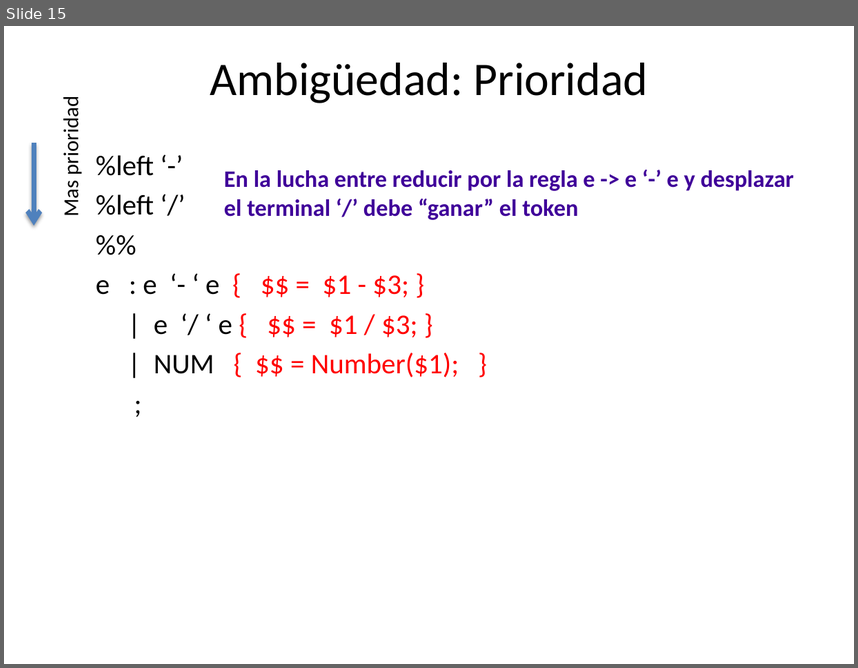
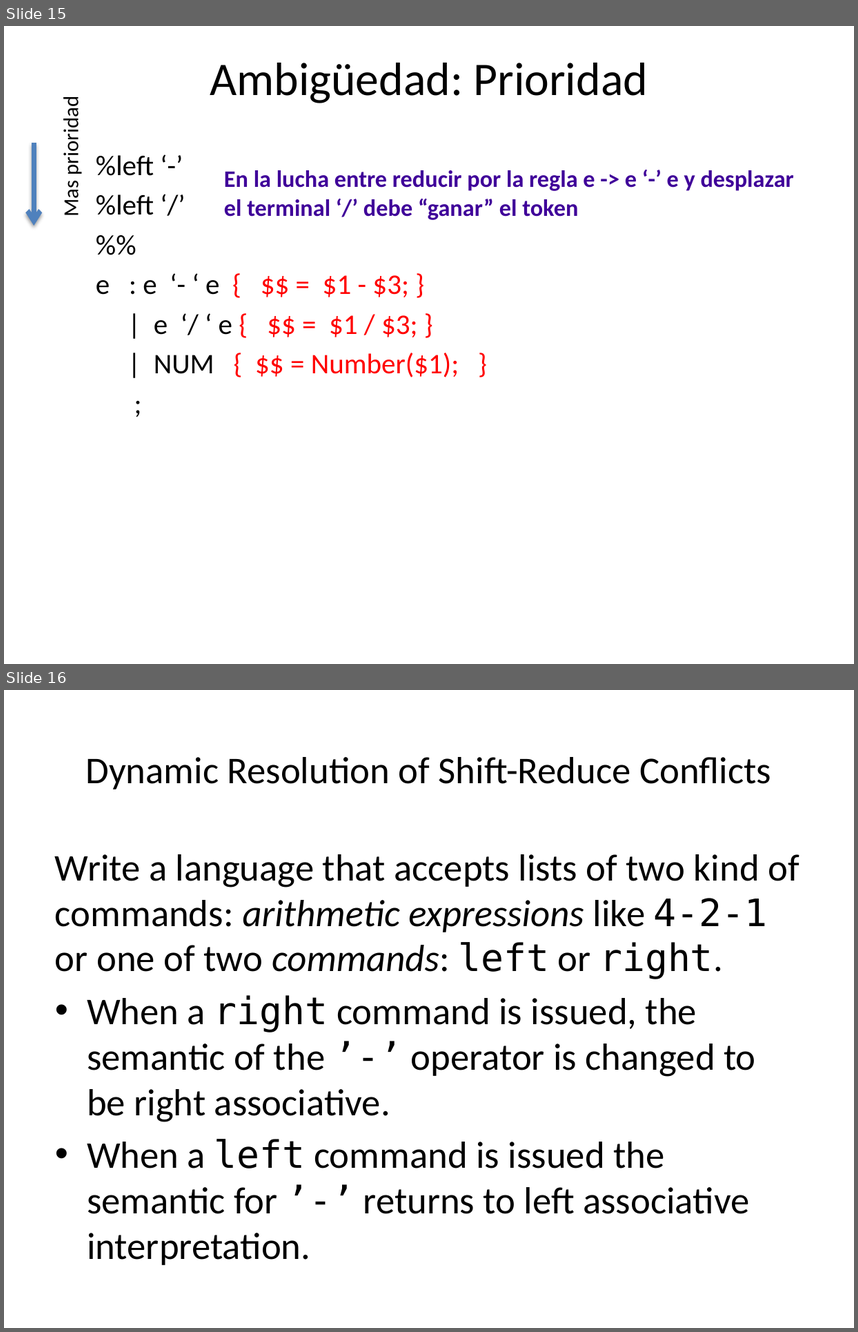
Before and after one commit to ULL-LSI/campus-america-2019, a slide deck: casiano/CAMPUS-AMERICA-2019-PROCESADORES-DE-LENGUAJES.pptx. Shown one above the other, each under a label of ours: slide 15 before the commit, slides 15 and 16 after it. The pictures are 858x668 and 858x1332 pixels, drawn with LibreOffice and Linux fonts; fonts in the diff are those of the drawing. Boxes give left, top, right and bottom in pixels: in the first picture for what was removed or moved away, otherwise in the second. Text is boxed around its words. In the diff, an @@ line names an element or a change of style, - is before the commit and + after.

```diff
--- a/casiano/CAMPUS-AMERICA-2019-PROCESADORES-DE-LENGUAJES.pptx
+++ b/casiano/CAMPUS-AMERICA-2019-PROCESADORES-DE-LENGUAJES.pptx
@@ slide 16 added at box(4, 690, 854, 1328), background #FFFFFF @@
@@ title added at box(85, 757, 771, 789), 32 pt, text #000000 @@
+Dynamic Resolution of Shift-Reduce Conflicts
@@ text added at box(55, 854, 800, 1265), 32 pt, text #000000 @@
+Write a language that accepts lists of two kind of commands: arithmetic expressions like 4-2-1 or one of two commands: left or right.
+• When a right command is issued, the semantic of the ’-’ operator is changed to be right associative.
+• When a left command is issued the semantic for ’-’ returns to left associative interpretation.
```
Also in this commit, not shown: 1 other slide added, 6 other files.
